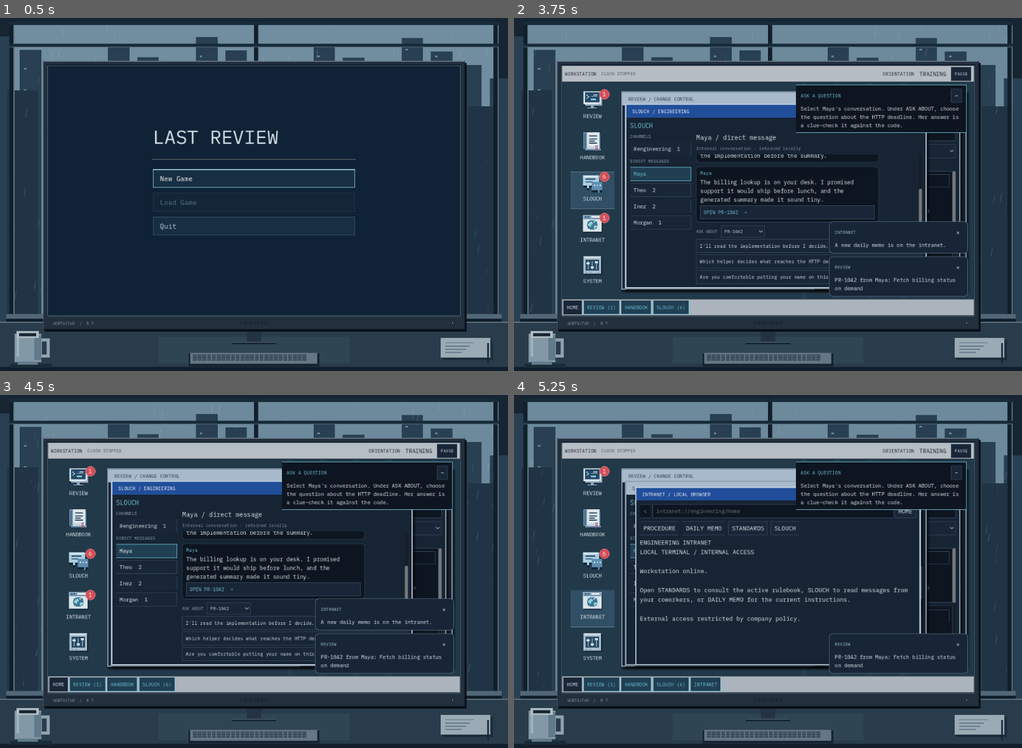
Above: before the commit, frames 1-4 (two rows, left to right).
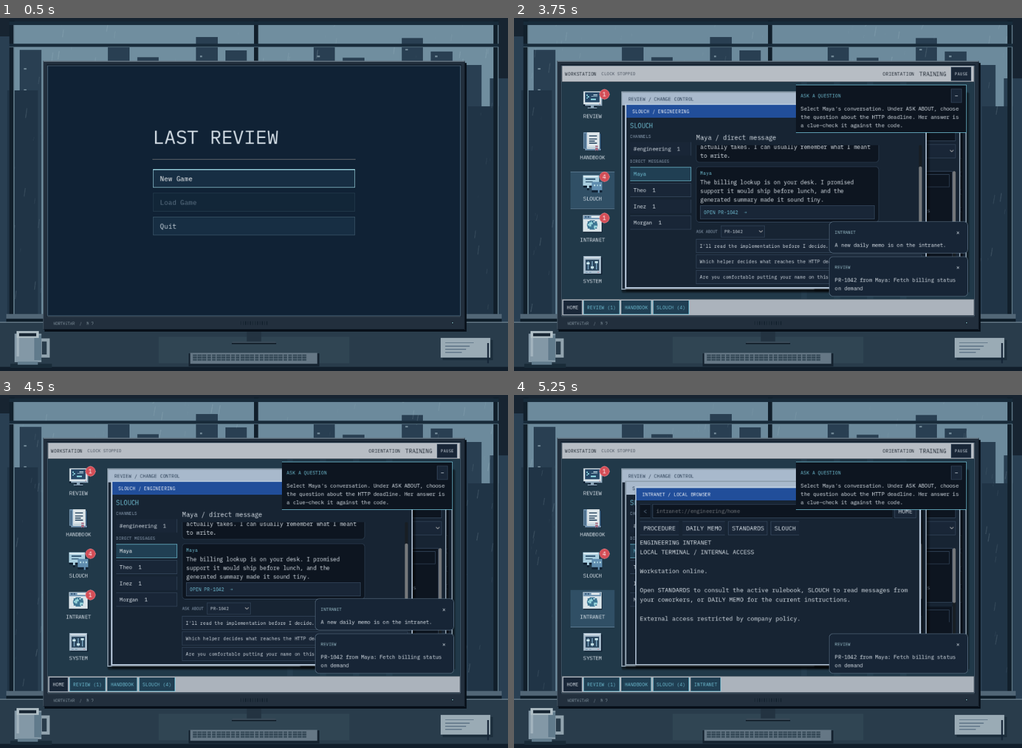
Above: after the commit, the same moments.

Repository: exponent-to/last-review
Game: Godot game, scene res://native/main.tscn
The game is run twice, just before and just after one commit, with the same random seed, the same clock (stepped at 60 frames per second) and the same inputs.
Inputs (mouse positions are in pixels of both pictures, inside the frame that each line leads up to):
- Up to frame 1 (0.5 s): no input
- Up to frame 2 (3.75 s): click "New Game" at 0.5 s; click "START ORIENTATION" at 1.25 s; click (590, 106) at 2.02 s; click (590, 148) at 2.77 s; click (590, 190) at 3.52 s
- Up to frame 3 (4.5 s): click "Maya" at 4.25 s
- Up to frame 4 (5.25 s): click (590, 606) at 5.02 s

Frame 1 is identical in both runs. In frame 2, 0.5% of the frame differs, in the area x 17-81%, y 35-83%; in frame 3, 0.5%; in frame 4, less than 0.1%.

Commit message:
fix: remove chat storage label and redundant coworker greetings

Diff:
--- a/content/chat.gd
+++ b/content/chat.gd
@@ -139,7 +139,8 @@
 		_append(history, contact, str(person.get("intro", "")), "intro")
 		var relationship := int(state.get("coworkers", {}).get(contact, 50))
 		var tone := "warm" if relationship >= 65 else ("distant" if relationship <= 35 else "neutral")
-		_append(history, contact, str(person.get(tone, "")), "ambient")
+		if tone != "neutral":
+			_append(history, contact, str(person.get(tone, "")), "ambient")
 		for request: Dictionary in Catalog.requests():
 			if request.author == contact and _arrived(state, request):
 				_request_history(history, state, contact, request)
--- a/native/interface.gd
+++ b/native/interface.gd
@@ -763,7 +763,6 @@
 	var conversation: VBoxContainer = _column(columns, 8)
 	conversation.size_flags_horizontal = Control.SIZE_EXPAND_FILL
 	_chat_heading = _label(conversation, "#engineering", 16, TEXT)
-	_label(conversation, "Internal conversation · retained locally", 11, DIM)
 	_chat_scroll = ScrollContainer.new()
 	# Hidden message rows must not propagate their pre-wrap width into the window.
 	_chat_scroll.horizontal_scroll_mode = ScrollContainer.SCROLL_MODE_SHOW_NEVER
--- a/tests/test_chat.gd
+++ b/tests/test_chat.gd
@@ -69,6 +69,9 @@
 func _test_delivery() -> void:
 	var first: Dictionary = Catalog.request_at(0)
 	var waiting := _state(int(first.day), 0)
+	for coworker: String in ["Maya", "Theo", "Inez"]:
+		var greetings := Chat.messages(waiting, coworker)
+		_check(greetings.size() == 1 and greetings[0].kind == "intro", "Each coworker starts with one introduction, without a second filler message.")
 	for contact: String in Chat.CONTACTS:
 		_check(_kind(Chat.messages(waiting, contact), "request").is_empty(), "Shift opening must not announce any undelivered PR.")
 		_check(Chat.reply_options(waiting, contact).is_empty(), "An undelivered PR cannot offer replies.")
Not shown, changed: docs/interface.md
Not shown, changed: docs/verification.md
